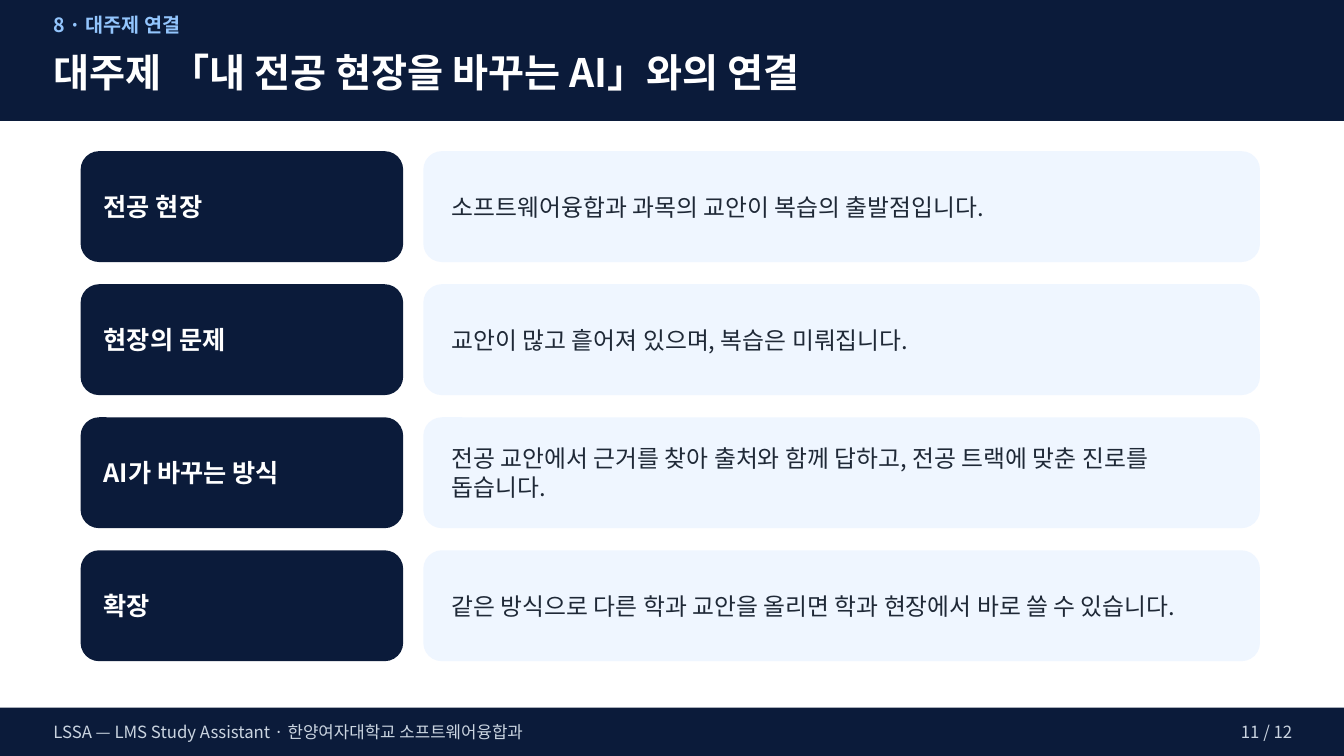
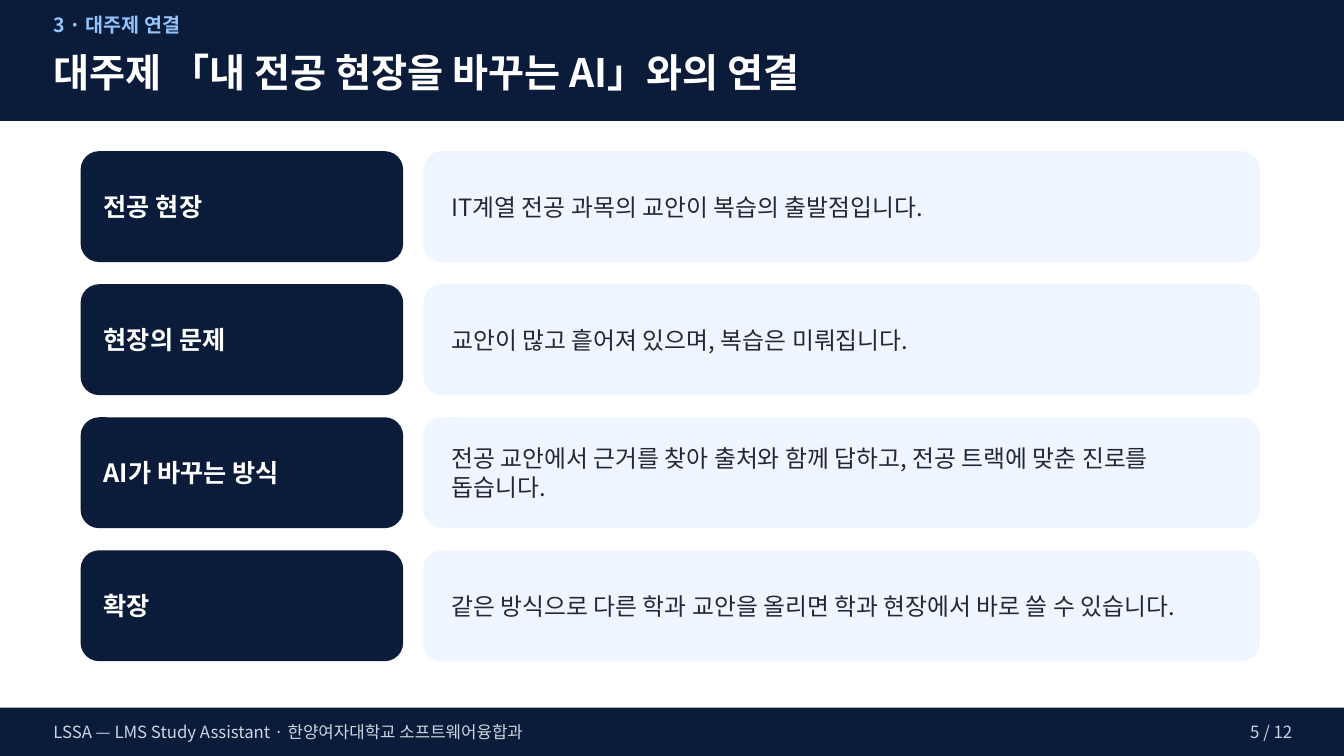
Before and after one commit to arlen-up/Study_assistance, a slide deck: slide 5 of docs/발표자료/최종/LSSA_심사_최종.pptx (slide 11 before the commit). Drawn at 1344x756 pixels with LibreOffice and Linux fonts; fonts in the diff are those of the drawing. Boxes give left, top, right and bottom in pixels: in the first picture for what was removed or moved away, otherwise in the second. Text is boxed around its words. In the diff, an @@ line names an element or a change of style, - is before the commit and + after.

```diff
--- a/docs/발표자료/최종/LSSA_심사_최종.pptx
+++ b/docs/발표자료/최종/LSSA_심사_최종.pptx
@@ text at [53,15,180,34]: text changed @@
-8 · 대주제 연결
+3 · 대주제 연결
@@ text at [452,196,924,218]: text changed @@
-소프트웨어융합과 과목의 교안이 복습의 출발점입니다.
+IT계열 전공 과목의 교안이 복습의 출발점입니다.
@@ text at [1250,725,1293,738]: text changed @@
-11 / 12
+5 / 12
```
Also in this commit, not shown: 9 other slides changed, 2 other files.
